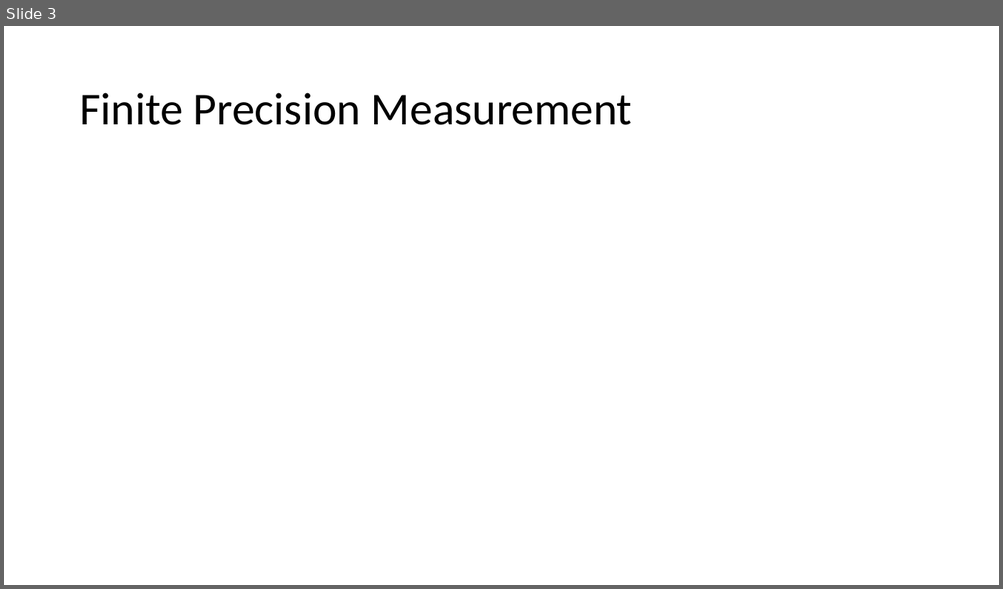
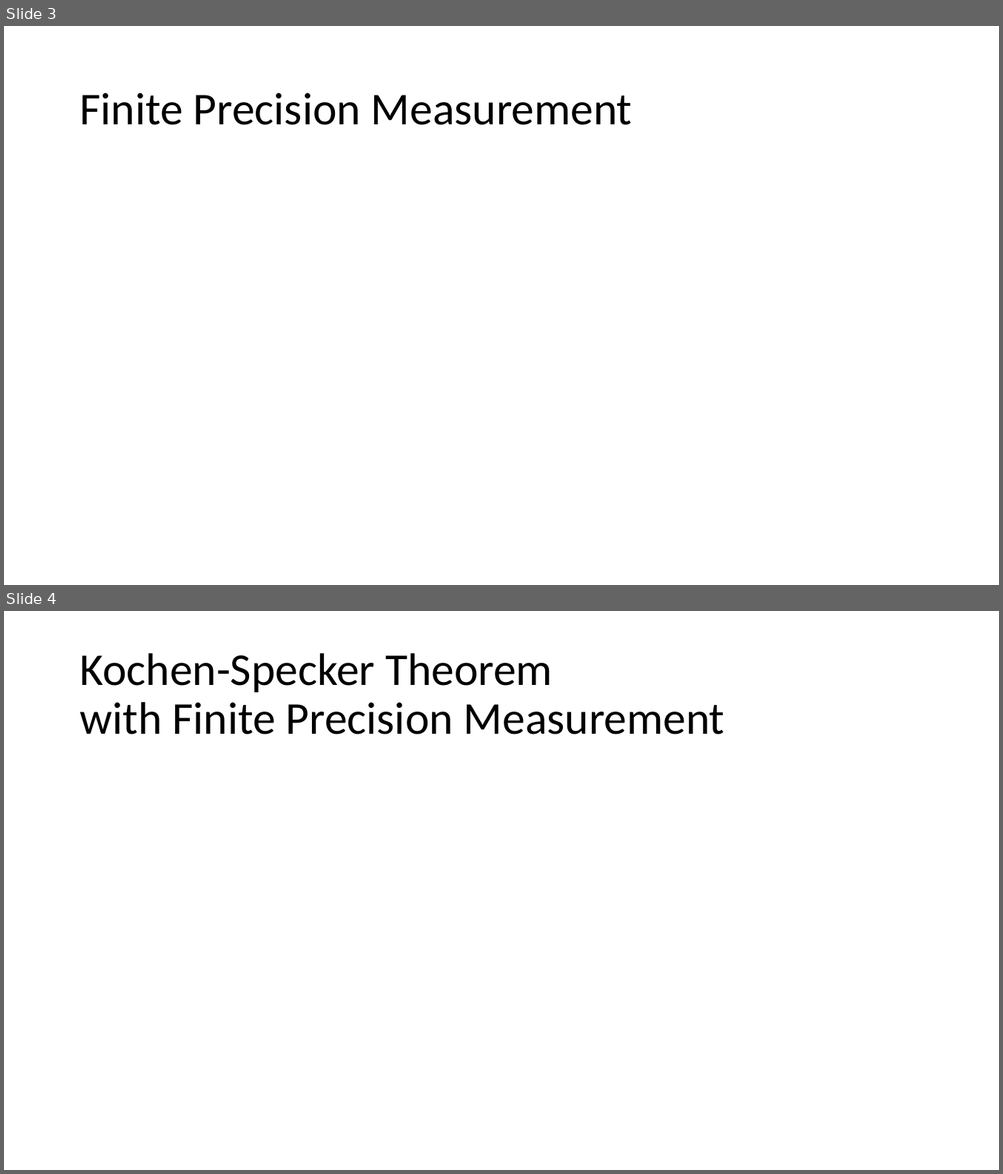
Before and after one commit to yuttai/Contextuality-and-Nonlocality-in-Discrete-Quantum-Theory, a slide deck: Kochen-Specker Theorem in QIVPM.pptx. Shown one above the other, each under a label of ours: slide 3 before the commit, slides 3 and 4 after it. The pictures are 1003x589 and 1003x1174 pixels, drawn with LibreOffice and Linux fonts; fonts in the diff are those of the drawing; grey boxes stand for pictures. Boxes give left, top, right and bottom in pixels: in the first picture for what was removed or moved away, otherwise in the second. Text is boxed around its words. In the diff, an @@ line names an element or a change of style, - is before the commit and + after.

```diff
--- a/Kochen-Specker Theorem in QIVPM.pptx
+++ b/Kochen-Specker Theorem in QIVPM.pptx
@@ slide 4 added at (x1=4, y1=611, x2=999, y2=1170), background #FFFFFF @@
@@ title added at (x1=79, y1=653, x2=725, y2=735), 44 pt, text #000000 @@
+Kochen-Specker Theorem
+with Finite Precision Measurement
```
Also in this commit, not shown: 1 other slide added.
